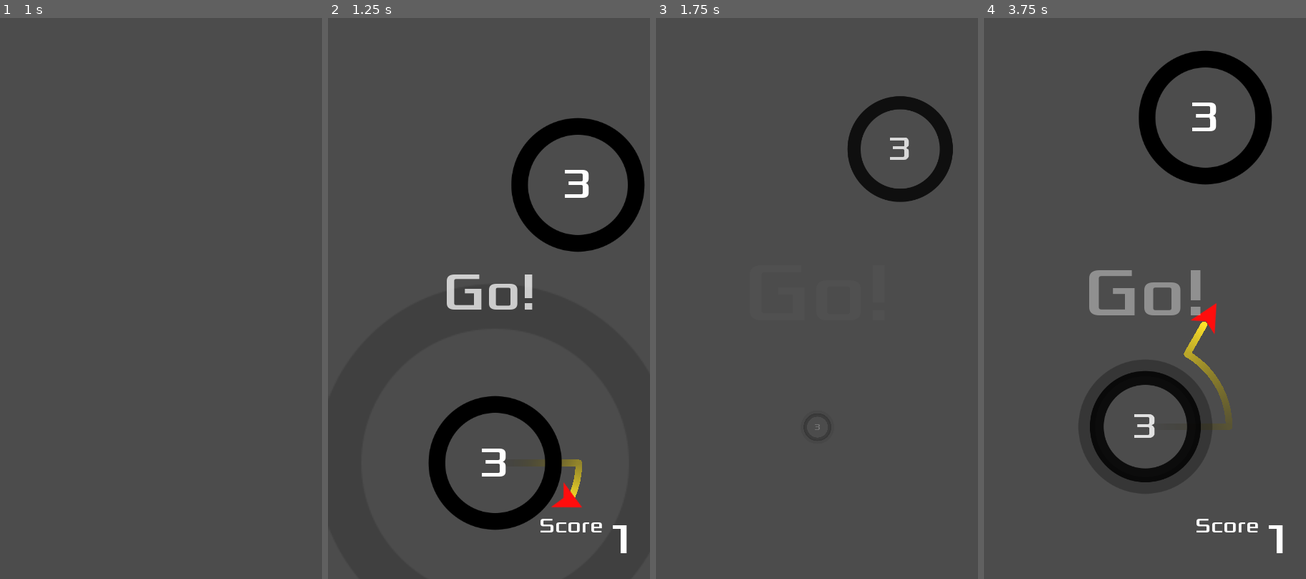
Above: before the commit, frames 1-4 (left to right).
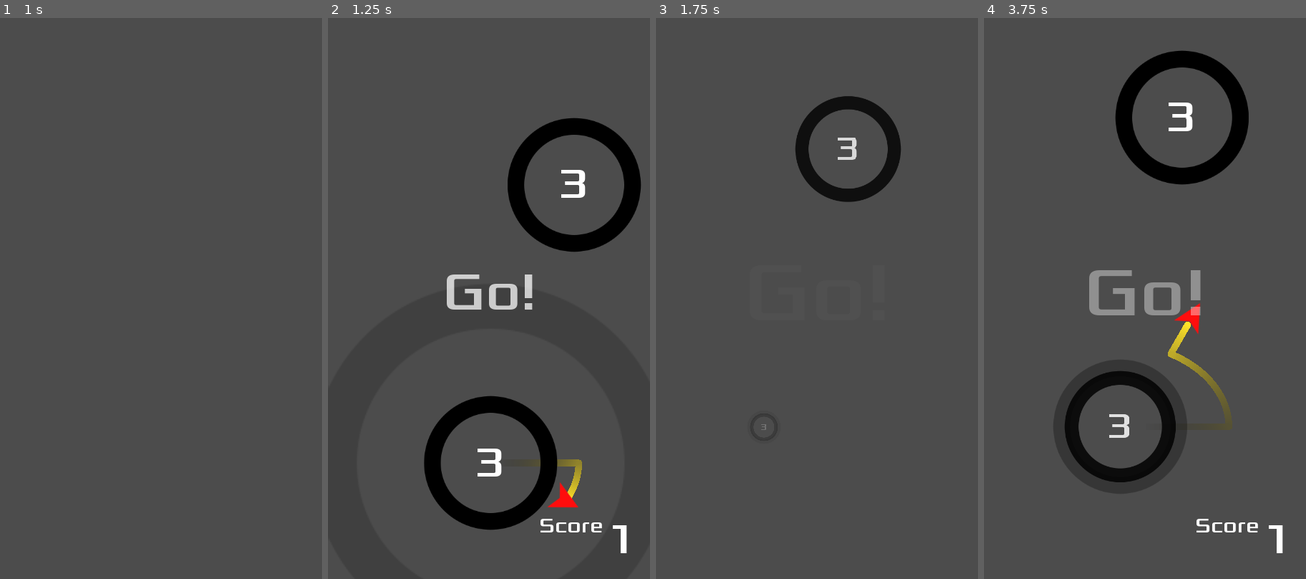
Above: after the commit, the same moments.

Repository: Eyesofbanquo/GodotGame
Game: Godot game, scene res://Main.tscn
Two runs of this game, one before a commit and one after it. Both use one fixed random seed, a clock stepped at 60 frames per second and the inputs below.
Inputs (mouse positions are in pixels of both pictures, inside the frame that each line leads up to):
- Up to frame 1 (1 s): click (112, 163) at 0.5 s
- Up to frame 2 (1.25 s): no input
- Up to frame 3 (1.75 s): move the mouse to (887, 264) at 1.27 s; click (887, 264) at 1.42 s
- Up to frame 4 (3.75 s): click (1080, 163) at 2 s; click (1096, 163) at 2.75 s; move the mouse to (1080, 320) at 3.52 s; click (1080, 320) at 3.67 s

Frame 1 is identical in both runs. In frame 2, 2.7% of the frame differs, in the area x 29-99%, y 17-92%; in frame 3, 4.0%; in frame 4, 11%, in the area x 24-90%, y 5-83%.

Commit message:
Finished part 7

Diff:
--- a/PhoneGame/BaseScreen.gd
+++ b/PhoneGame/BaseScreen.gd
@@ -3,9 +3,11 @@
 onready var tween = $Tween
 
 func appear():
+	get_tree().call_group("buttons", "set_disabled", false)
 	tween.interpolate_property(self, "offset:x", 500, 0, 0.5, Tween.TRANS_BACK, Tween.EASE_IN_OUT)
 	tween.start()
 
 func disappear():
+	get_tree().call_group("buttons", "set_disabled", true)
 	tween.interpolate_property(self, "offset:x", 0, 500, 0.5, Tween.TRANS_BACK, Tween.EASE_IN_OUT)
 	tween.start()
--- a/PhoneGame/Circle.gd
+++ b/PhoneGame/Circle.gd
@@ -1,11 +1,14 @@
 extends Area2D
 
 onready var orbit_position = $Pivot/OrbitPosition
+onready var move_tween = $MoveTween
 enum MODES {STATIC, LIMITED}
 
 var radius = 100
 var rotation_speed = PI
 var mode = MODES.STATIC
+var move_range = 100
+var move_speed = 1.0
 var num_orbits = 3
 var current_orbits = 0
 var orbit_start = null #start position. where you start orbiting. THIS IS AN ANGLE
@@ -21,6 +24,7 @@
 	$Sprite.scale = Vector2(1,1) * radius / img_size
 	orbit_position.position.x = radius + 25
 	rotation_speed *= pow(-1, randi() % 2)
+	set_tween()
 
 func set_mode(_mode):
 	mode = _mode
@@ -62,3 +66,13 @@
 
 	# Remember this is in radians
 	orbit_start = $Pivot.rotation
+
+func set_tween(object=null, key=null):
+	if move_range == 0:
+		return
+	move_range *= -1
+	move_tween.interpolate_property(self, "position:x",
+	 position.x,
+	 position.x + move_range,
+	 move_speed, Tween.TRANS_QUAD, Tween.EASE_IN_OUT)
+	move_tween.start()
--- a/PhoneGame/Main.gd
+++ b/PhoneGame/Main.gd
@@ -5,7 +5,8 @@
 var Jumper = preload("res://objects/Jumper.tscn")
 
 var player
-var score = 0
+var score = 0 setget set_score
+var level = 0
 
 func _ready():
 	randomize()
@@ -13,8 +14,8 @@
 
 
 func new_game():
-	score = 0
-	$HUD.update_score(score)
+	self.score = 0
+	level = 1
 	$Camera2D.position = $StartPosition.position
 	player = Jumper.instance()
 	player.position = $StartPosition.position
@@ -47,8 +48,14 @@
 	$Camera2D.position = object.position
 	object.capture(player)
 	call_deferred("spawn_circle")
-	score += 1
+	self.score += 1
+
+func set_score(value):
+	score = value
 	$HUD.update_score(score)
+	if score > 0 and score % settings.circles_per_level == 0:
+		level += 1
+		$HUD.show_message("Level %s" % str(level))
 
 func _on_Jumper_died():
 	get_tree().call_group("circles", "implode")
--- a/PhoneGame/objects/Circle.tscn
+++ b/PhoneGame/objects/Circle.tscn
@@ -128,3 +128,7 @@
 
 [node name="Beep" type="AudioStreamPlayer" parent="."]
 stream = ExtResource( 5 )
+
+[node name="MoveTween" type="Tween" parent="."]
+
+[connection signal="tween_completed" from="MoveTween" to="." method="set_tween"]
